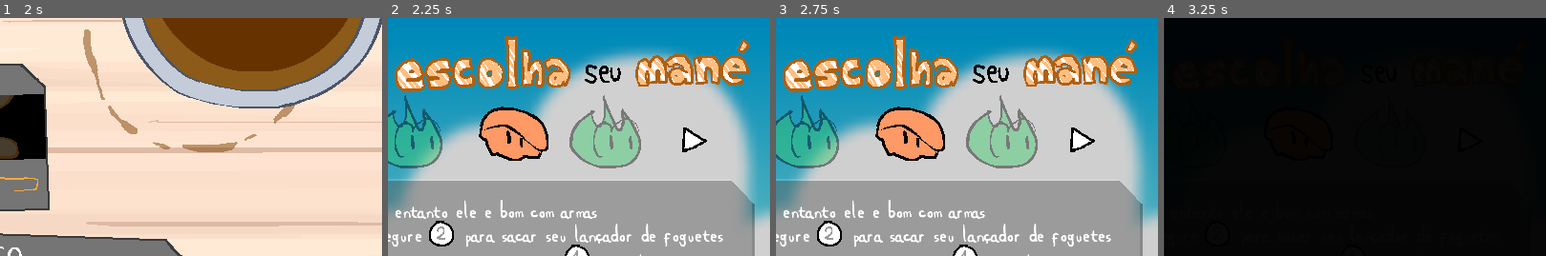
Above: before the commit, frames 1-4 (left to right).
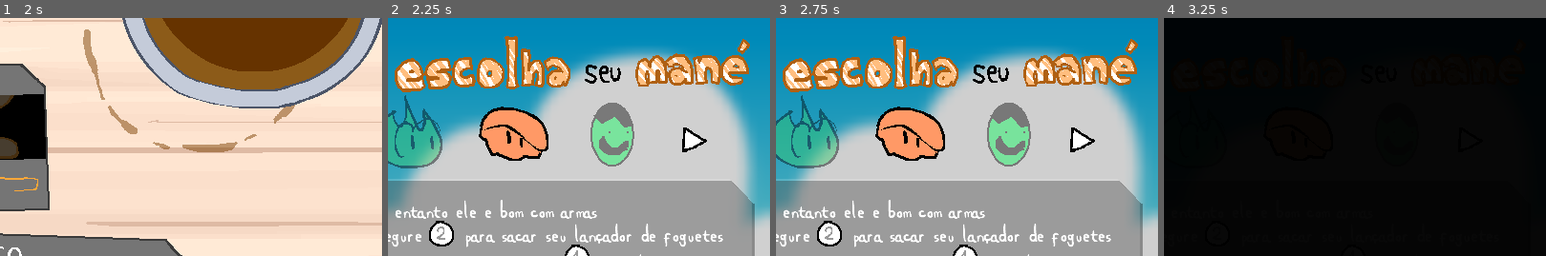
Above: after the commit, the same moments.

Repository: neontflame/jolas
Game: Godot game, scene res://Menustuffs/Menu.tscn
Same seed, same stepped clock (60 frames per second), same inputs: the game is played once before the commit and once after it. The engine's default icon, where the game draws it, is replaced by a stand-in: a white triangle on a blue panel in a dark square.
Inputs (mouse positions are % of the whole screen's width and height, from its top left):
- Up to frame 1 (2 s): tap Enter (ctrl_pause) at 0.5 s; move the mouse to (72, 45) at 0.52 s; hold Right (ctrl_right) 0.53-1.25 s; hold Z (ctrl_2) 0.53-1.25 s; click (72, 45) at 0.67 s; tap V (ctrl_jump) at 0.77 s; drag from (30, 55) to (45, 70) at 1.27 s
- Up to frame 2 (2.25 s): tap Space at 2 s; move the mouse to (60, 28) at 2.02 s; hold Left (ctrl_left) from 2.03 s (still down); hold Z (ctrl_2) from 2.03 s (still down)
- Up to frame 3 (2.75 s): keep holding Left (ctrl_left); keep holding Z (ctrl_2)
- Up to frame 4 (3.25 s): release Left (ctrl_left) at 2.75 s; release Z (ctrl_2) at 2.75 s; tap Enter (ctrl_pause) at 2.75 s; drag from (45, 70) to (20, 35) at 2.77 s
The pictures show only the part of the screen within x 50-100%, y 0-50%; the shares and areas given below are measured in that part.

Frame 1 is identical in both runs. In frame 2, 2.7% of the frame differs, in the area x 47-67%, y 32-64%; in frame 3, 2.7%; in frame 4, less than 0.1%.

Commit message:
luan mod

Diff:
--- /dev/null
+++ b/Playerstuffs/Characters/LuanPL2/CharSel.tscn
@@ -0,0 +1,10 @@
+[gd_scene format=3 uid="uid://dl1ihi677xdwd"]
+
+[ext_resource type="Texture2D" uid="uid://b21ksi7gf6rd4" path="res://Playerstuffs/Characters/LuanPL2/Sprites/costume2(1).png" id="1_gdutm"]
+
+[node name="CharSel" type="Node2D" unique_id=2128582115]
+
+[node name="Costume2(1)" type="Sprite2D" parent="." unique_id=1377996514]
+position = Vector2(-2, -58)
+scale = Vector2(0.5, 0.5)
+texture = ExtResource("1_gdutm")
--- /dev/null
+++ b/Playerstuffs/Characters/LuanPL2/Info.json
@@ -0,0 +1,5 @@
+{
+	"name": "Luan (Pegue o Lugh)",
+	"desc": "luan quer achar lugh para bater nele",
+	"ability": "[color=#FFFF00]Soco[/color]: aperte ctrl_2 para dar um soco"
+}
--- /dev/null
+++ b/Playerstuffs/Characters/LuanPL2/LuanPL2.tscn
@@ -0,0 +1,59 @@
+[gd_scene format=3 uid="uid://bkgfmlcb4pgkk"]
+
+[ext_resource type="PackedScene" uid="uid://bv0kwtpveitw3" path="res://Playerstuffs/player.tscn" id="1_uonol"]
+[ext_resource type="Script" uid="uid://pqv5rgbevlbd" path="res://Playerstuffs/Characters/LuanPL2/Scripts/playerLuanPL2.gd" id="2_7quop"]
+[ext_resource type="Texture2D" uid="uid://b21ksi7gf6rd4" path="res://Playerstuffs/Characters/LuanPL2/Sprites/costume2(1).png" id="2_gw7el"]
+[ext_resource type="Script" uid="uid://o7qvakchnrnv" path="res://Playerstuffs/Characters/LuanPL2/Scripts/floorLuan.gd" id="3_25oet"]
+[ext_resource type="Texture2D" uid="uid://c8r4lso6u5y7c" path="res://Playerstuffs/Characters/LuanPL2/Sprites/costume3.png" id="3_khnmp"]
+[ext_resource type="Script" uid="uid://fnyhcrbdch6m" path="res://Playerstuffs/Characters/LuanPL2/Scripts/hurtLuan.gd" id="4_7quop"]
+[ext_resource type="Script" uid="uid://cgcvpcpp28lv8" path="res://Playerstuffs/Characters/LuanPL2/Scripts/airLuan.gd" id="4_25oet"]
+
+[sub_resource type="SpriteFrames" id="SpriteFrames_7quop"]
+animations = [{
+"frames": [{
+"duration": 1.0,
+"texture": ExtResource("2_gw7el")
+}],
+"loop": true,
+"name": &"battleSpin",
+"speed": 5.0
+}, {
+"frames": [{
+"duration": 1.0,
+"texture": ExtResource("2_gw7el")
+}],
+"loop": true,
+"name": &"default",
+"speed": 5.0
+}, {
+"frames": [{
+"duration": 0.2,
+"texture": ExtResource("3_khnmp")
+}],
+"loop": false,
+"name": &"punch",
+"speed": 1.0
+}]
+
+[node name="Player" unique_id=712617520 instance=ExtResource("1_uonol")]
+script = ExtResource("2_7quop")
+ATTACK_DMG = {
+"default": 5
+}
+
+[node name="Floor" parent="StateMachine" index="0"]
+script = ExtResource("3_25oet")
+
+[node name="Air" parent="StateMachine" index="1"]
+script = ExtResource("4_25oet")
+
+[node name="Hurt" parent="StateMachine" index="2"]
+script = ExtResource("4_7quop")
+
+[node name="CollisionShape2D" parent="." index="2"]
+scale = Vector2(0.245, 0.855)
+
+[node name="AnimatedSprite2D" parent="." index="3"]
+scale = Vector2(0.5, 0.5)
+sprite_frames = SubResource("SpriteFrames_7quop")
+animation = &"default"
--- /dev/null
+++ b/Playerstuffs/Characters/LuanPL2/Scripts/airLuan.gd
@@ -0,0 +1,4 @@
+extends "res://Playerstuffs/StateMachinery/airSt.gd"
+
+func enter_state():
+	Player.change_state(Player.state_machine.st_floor)
--- /dev/null
+++ b/Playerstuffs/Characters/LuanPL2/Scripts/floorLuan.gd
@@ -0,0 +1,25 @@
+extends "res://Playerstuffs/StateMachinery/floorSt.gd"
+
+func enter_state():
+	# print('Enter Floor')
+	pass
+
+func update():
+	Player.handleScriptCagadoDoScratch()
+	Player.handleCamera()
+	Player.animMaster()
+
+	if Input.is_action_just_pressed("ctrl_2"):
+		fazSoco()
+
+func fazSoco():
+	Player.soco = true
+	Player.make_hitbox(	Vector2(29.0, -5.0),
+								Vector2(1.9, 1.0),
+								Player.ATTACK_DMG['default'],
+								250,
+								-15
+			)
+	await get_tree().create_timer(0.2).timeout
+	Player.delete_hitboxes()
+	Player.soco = false
--- /dev/null
+++ b/Playerstuffs/Characters/LuanPL2/Scripts/hurtLuan.gd
@@ -0,0 +1,6 @@
+extends "res://Playerstuffs/StateMachinery/hurtSt.gd"
+
+func enter_state():
+	super.enter_state()
+	Player.plySprite.play('default')
+	hurtTimer = 5.0
--- /dev/null
+++ b/Playerstuffs/Characters/LuanPL2/Scripts/playerLuanPL2.gd
@@ -0,0 +1,65 @@
+extends PlayerObject
+var soco := false
+
+func handleScriptCagadoDoScratch() -> void:
+	var multMotion = 1.125
+	# HABEMUS
+	motion.y += 0.5 * multMotion
+	if Input.is_action_pressed("ctrl_right") && movementEnabled:
+		plySprite.flip_h = false
+		motion.x += 0.7 * multMotion
+	if Input.is_action_pressed("ctrl_left") && movementEnabled:
+		plySprite.flip_h = true
+		motion.x += -0.7 * multMotion
+		# switch_costume_to()
+	motion.x = motion.x * 0.9
+	position.x += motion.x
+	if is_on_floor():
+		position.y -= 1.0
+		if is_on_floor():
+			position.y -= 1.0
+			if is_on_floor():
+				position.y -= 1.0
+				if is_on_floor():
+					position.y -= 1.0
+					if is_on_floor():
+						position.y -= 1.0
+	if is_on_wall():
+		position.x += motion.x * -1.0
+		position.x += -1.0
+		position.y -= -5.0
+		position.x += 1.0
+		if Input.is_action_pressed("ctrl_up") && movementEnabled:
+			if motion.x > 0:
+				motion.x = -8 * multMotion
+			else:
+				motion.x = 8 * multMotion
+			motion.y = -10 * multMotion
+		else:
+			motion.x = 0
+	position.y += motion.y
+	if is_on_floor():
+		position.y += motion.y
+		motion.y = 0
+	position.y -= -1.0
+	if is_on_floor():
+		if Input.is_action_pressed("ctrl_up") && movementEnabled:
+			motion.y = -10 * multMotion
+	position.y -= 1.0
+
+	# Not Physix but we ball
+	plySprite.position.x = randf_range(-shakeForce, shakeForce)
+	plySprite.position.y = randf_range(-shakeForce, shakeForce)
+
+func general_collision():
+	return is_on_floor() || is_on_wall() || is_on_ceiling()
+
+func animMaster():
+	if soco:
+		plySprite.play("punch")
+	else:
+		plySprite.play("default")
+
+func yeowch(hpLost:float, fromBehind:bool = false, vel:Vector2 = Vector2(250, -250)):
+	vel = vel * 0.025
+	super.yeowch(hpLost, fromBehind, vel)
--- a/Playerstuffs/StateMachinery/hurtSt.gd
+++ b/Playerstuffs/StateMachinery/hurtSt.gd
@@ -10,6 +10,13 @@
 
 func update():
 	Player.shakeForce = hurtTimer * 0.5
+	hurtTimer_process()
+
+	Player.handlePhys()
+	# Player.handleMovement()
+	Player.handleCamera()
+
+func hurtTimer_process():
 	hurtTimer -= 1; # i couldve used a timer for this but Nahhhhhhhhhhhhhhhhhh
 
 	if hurtTimer <= 0:
@@ -17,7 +24,3 @@
 			Player.change_state(Player.state_machine.st_floor)
 		else:
 			Player.change_state(Player.state_machine.st_air)
-
-	Player.handlePhys()
-	# Player.handleMovement()
-	Player.handleCamera()
Binary file added: Playerstuffs/Characters/LuanPL2/DiagName.png
Not shown, added: Playerstuffs/Characters/LuanPL2/DiagName.png.import
Binary file added: Playerstuffs/Characters/LuanPL2/Icon.png
Not shown, added: Playerstuffs/Characters/LuanPL2/Icon.png.import
Not shown, added: Playerstuffs/Characters/LuanPL2/Scripts/airLuan.gd.uid
Not shown, added: Playerstuffs/Characters/LuanPL2/Scripts/floorLuan.gd.uid
Not shown, added: Playerstuffs/Characters/LuanPL2/Scripts/hurtLuan.gd.uid
Not shown, added: Playerstuffs/Characters/LuanPL2/Scripts/playerLuanPL2.gd.uid
Binary file added: Playerstuffs/Characters/LuanPL2/Sprites/costume2(1).png
Not shown, added: Playerstuffs/Characters/LuanPL2/Sprites/costume2(1).png.import
Binary file added: Playerstuffs/Characters/LuanPL2/Sprites/costume3.png
Not shown, added: Playerstuffs/Characters/LuanPL2/Sprites/costume3.png.import
(and 1 more such lines)
